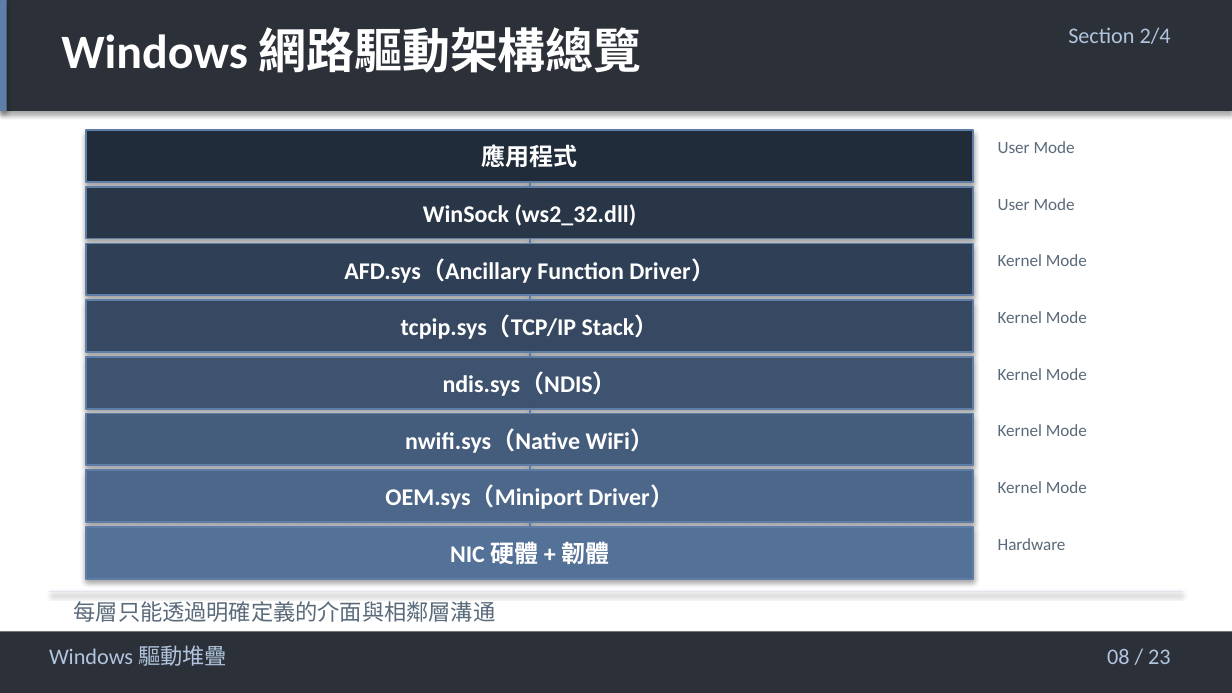
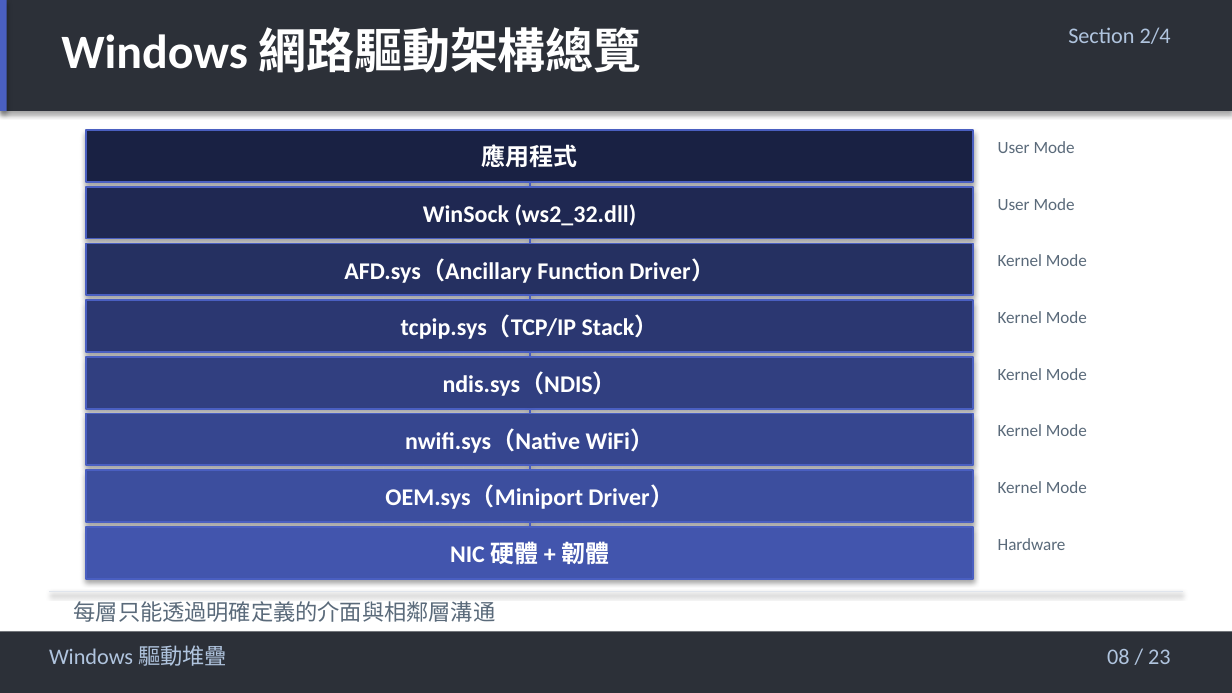
Before and after one commit to jacky92219-cell/network-ppt-project, a slide deck: slide 8 of output/network-card-csi-v5.1-charcoal.pptx. Drawn at 1232x693 pixels with LibreOffice and Linux fonts; fonts in the diff are those of the drawing. Boxes give left, top, right and bottom in pixels: in the first picture for what was removed or moved away, otherwise in the second. Text is boxed around its words. In the diff, an @@ line names an element or a change of style, - is before the commit and + after.

```diff
--- a/output/network-card-csi-v5.1-charcoal.pptx
+++ b/output/network-card-csi-v5.1-charcoal.pptx
@@ rectangle at <box>0,0,7,111</box>: fill #5E7EA8 to #4A5FC1 @@
@@ rectangle "應用程式" at <box>86,131,973,182</box>: fill #202C3A to #192143; outline #5E7EA8 1 pt to #4A5FC1 1 pt @@
@@ rectangle "WinSock (ws2_32.dll)" at <box>86,187,973,239</box>: fill #283648 to #1F2852; outline #5E7EA8 1 pt to #4A5FC1 1 pt @@
@@ line (530, 182) - (530, 187): stroke #5E7EA8 1 pt to #4A5FC1 1 pt @@
@@ line (530, 239) - (530, 244): stroke #5E7EA8 1 pt to #4A5FC1 1 pt @@
@@ rectangle "AFD.sys（Ancillary Function Driver）" at <box>86,244,973,296</box>: fill #2F3F55 to #253061; outline #5E7EA8 1 pt to #4A5FC1 1 pt @@
@@ line (530, 296) - (530, 301): stroke #5E7EA8 1 pt to #4A5FC1 1 pt @@
@@ rectangle "tcpip.sys（TCP/IP Stack）" at <box>86,301,973,352</box>: fill #374962 to #2B3771; outline #5E7EA8 1 pt to #4A5FC1 1 pt @@
@@ rectangle "ndis.sys（NDIS）" at <box>86,357,973,409</box>: fill #3E536F to #313F80; outline #5E7EA8 1 pt to #4A5FC1 1 pt @@
@@ line (530, 352) - (530, 357): stroke #5E7EA8 1 pt to #4A5FC1 1 pt @@
@@ rectangle "nwifi.sys（Native WiFi）" at <box>86,414,973,466</box>: fill #455D7C to #36468F; outline #5E7EA8 1 pt to #4A5FC1 1 pt @@
@@ line (530, 409) - (530, 414): stroke #5E7EA8 1 pt to #4A5FC1 1 pt @@
@@ rectangle "OEM.sys（Miniport Driver）" at <box>86,471,973,522</box>: fill #4D678A to #3C4E9E; outline #5E7EA8 1 pt to #4A5FC1 1 pt @@
@@ line (530, 466) - (530, 471): stroke #5E7EA8 1 pt to #4A5FC1 1 pt @@
@@ rectangle "NIC 硬體 + 韌體" at <box>86,527,973,579</box>: fill #547197 to #4255AD; outline #5E7EA8 1 pt to #4A5FC1 1 pt @@
@@ line (530, 522) - (530, 527): stroke #5E7EA8 1 pt to #4A5FC1 1 pt @@
```
Also in this commit, not shown: 22 other slides changed, 1 other file.
